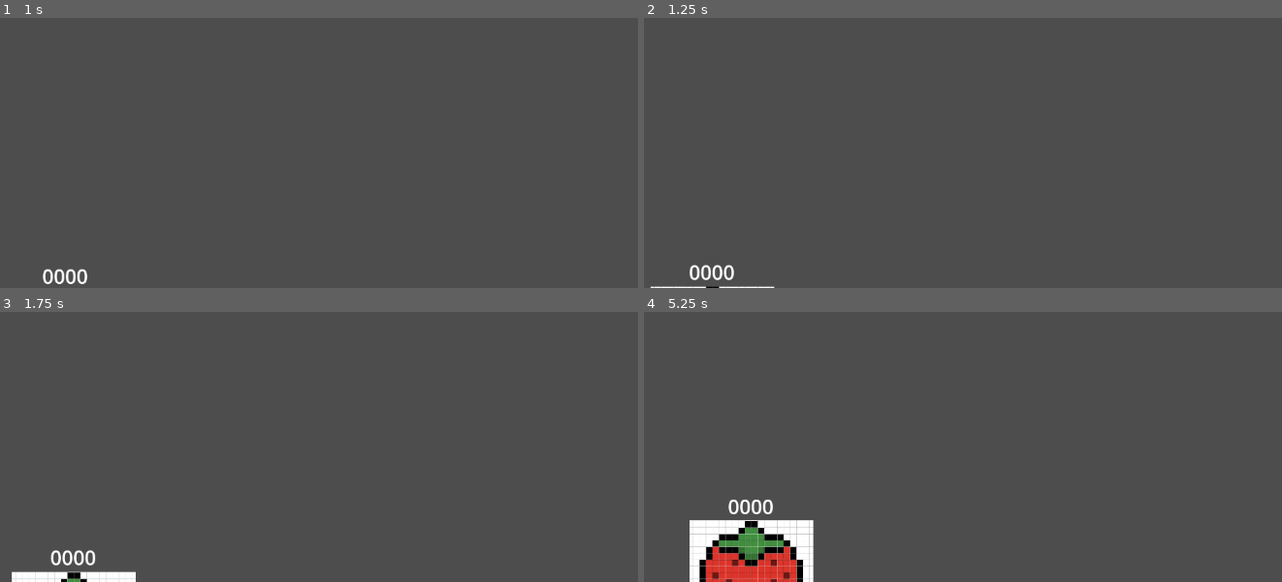
Above: before the commit, frames 1-4 (two rows, left to right).
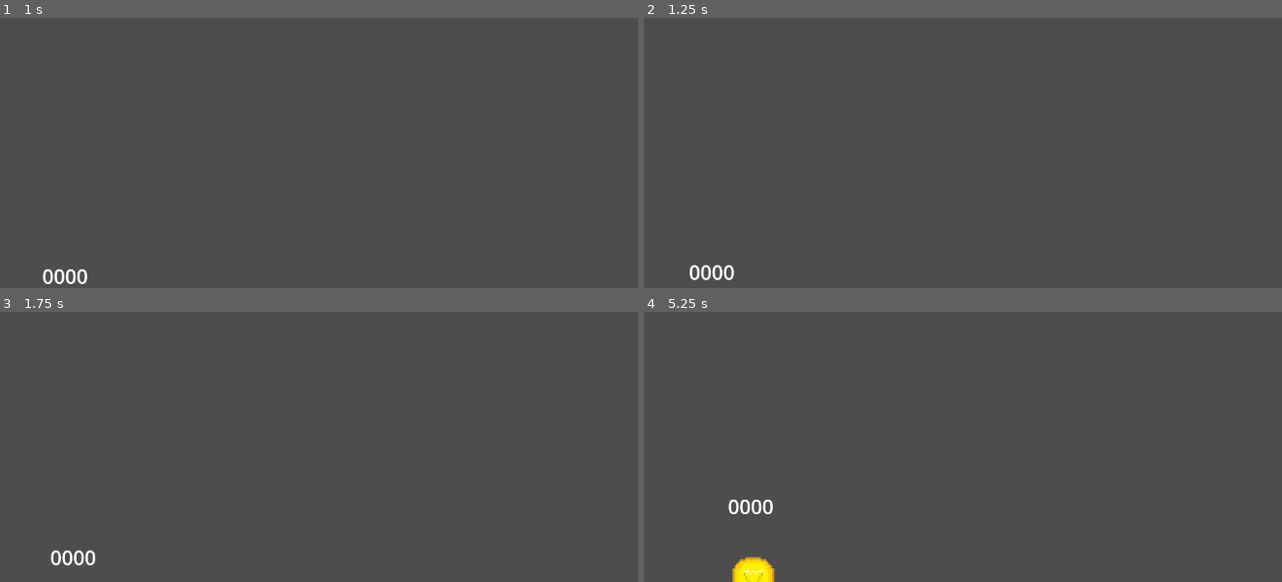
Above: after the commit, the same moments.

Repository: Xtrrae/switch-defense
Game: Godot game, scene res://scenes/game.tscn
The game is run twice, just before and just after one commit, with the same random seed, the same clock (stepped at 60 frames per second) and the same inputs.
Inputs:
- Up to frame 1 (1 s): tap Enter at 0.5 s
- Up to frame 2 (1.25 s): no input
- Up to frame 3 (1.75 s): no input
- Up to frame 4 (5.25 s): no input

Frame 1 is identical in both runs. In frame 2, 0.1% of the frame differs, in the area x 0-21%, y 99-100%; in frame 3, 0.8%; in frame 4, 4.4%, in the area x 7-27%, y 77-100%.

Commit message:
add lightbulb sprite

Diff:
--- a/switch-defence/scenes/monster.tscn
+++ b/switch-defence/scenes/monster.tscn
@@ -1,23 +1,95 @@
 [gd_scene format=3 uid="uid://cne8dqis1kkck"]
 
 [ext_resource type="Script" uid="uid://d0mky5jhq23ko" path="res://scripts/monster.gd" id="1_1cbnp"]
-[ext_resource type="Texture2D" uid="uid://beooyy84mquvw" path="res://assets/monsters/strawberry.png" id="2_c47ug"]
+[ext_resource type="Texture2D" uid="uid://bmtagwrd0utp8" path="res://assets/monsters/Lightbulb_explosion.png" id="2_1cbnp"]
 
 [sub_resource type="RectangleShape2D" id="RectangleShape2D_c5q2p"]
 size = Vector2(185, 185)
 
-[node name="Monster" type="StaticBody2D" unique_id=1551712752]
+[sub_resource type="AtlasTexture" id="AtlasTexture_c47ug"]
+atlas = ExtResource("2_1cbnp")
+region = Rect2(0, 0, 32, 32)
+
+[sub_resource type="AtlasTexture" id="AtlasTexture_jlss8"]
+atlas = ExtResource("2_1cbnp")
+region = Rect2(32, 0, 32, 32)
+
+[sub_resource type="AtlasTexture" id="AtlasTexture_gp4s5"]
+atlas = ExtResource("2_1cbnp")
+region = Rect2(64, 0, 32, 32)
+
+[sub_resource type="AtlasTexture" id="AtlasTexture_gdl1p"]
+atlas = ExtResource("2_1cbnp")
+region = Rect2(96, 0, 32, 32)
+
+[sub_resource type="AtlasTexture" id="AtlasTexture_v8ewj"]
+atlas = ExtResource("2_1cbnp")
+region = Rect2(128, 0, 32, 32)
+
+[sub_resource type="AtlasTexture" id="AtlasTexture_yce20"]
+atlas = ExtResource("2_1cbnp")
+region = Rect2(160, 0, 32, 32)
+
+[sub_resource type="AtlasTexture" id="AtlasTexture_fttm7"]
+atlas = ExtResource("2_1cbnp")
+region = Rect2(192, 0, 32, 32)
+
+[sub_resource type="AtlasTexture" id="AtlasTexture_akk5r"]
+atlas = ExtResource("2_1cbnp")
+region = Rect2(224, 0, 32, 32)
+
+[sub_resource type="AtlasTexture" id="AtlasTexture_x2c6u"]
+atlas = ExtResource("2_1cbnp")
+region = Rect2(256, 0, 32, 32)
+
+[sub_resource type="AtlasTexture" id="AtlasTexture_ei7v0"]
+atlas = ExtResource("2_1cbnp")
+region = Rect2(288, 0, 32, 32)
+
+[sub_resource type="SpriteFrames" id="SpriteFrames_1v1i4"]
+animations = [{
+"frames": [{
+"duration": 1.0,
+"texture": SubResource("AtlasTexture_c47ug")
+}, {
+"duration": 1.0,
+"texture": SubResource("AtlasTexture_jlss8")
+}, {
+"duration": 1.0,
+"texture": SubResource("AtlasTexture_gp4s5")
+}, {
+"duration": 1.0,
+"texture": SubResource("AtlasTexture_gdl1p")
+}, {
+"duration": 1.0,
+"texture": SubResource("AtlasTexture_v8ewj")
+}, {
+"duration": 1.0,
+"texture": SubResource("AtlasTexture_yce20")
+}, {
+"duration": 1.0,
+"texture": SubResource("AtlasTexture_fttm7")
+}, {
+"duration": 1.0,
+"texture": SubResource("AtlasTexture_akk5r")
+}, {
+"duration": 1.0,
+"texture": SubResource("AtlasTexture_x2c6u")
+}, {
+"duration": 1.0,
+"texture": SubResource("AtlasTexture_ei7v0")
+}],
+"loop": true,
+"name": &"default",
+"speed": 5.0
+}]
+
+[node name="Monster" type="CharacterBody2D" unique_id=138709900]
 script = ExtResource("1_1cbnp")
 
 [node name="MonsterCollision" type="CollisionShape2D" parent="." unique_id=2043104695]
 position = Vector2(-1, -4)
 shape = SubResource("RectangleShape2D_c5q2p")
-
-[node name="MonsterSprite" type="Sprite2D" parent="." unique_id=1787697316]
-texture_filter = 1
-position = Vector2(-1, -4)
-scale = Vector2(0.3, 0.3)
-texture = ExtResource("2_c47ug")
 
 [node name="DefeatCombinationLabel" type="Label" parent="." unique_id=272376753]
 offset_left = -93.0
@@ -27,3 +99,10 @@
 theme_override_font_sizes/font_size = 30
 horizontal_alignment = 1
 vertical_alignment = 1
+
+[node name="AnimatedSprite2D" type="AnimatedSprite2D" parent="." unique_id=1768718148]
+position = Vector2(2, 1)
+scale = Vector2(2.8125, 2.8125)
+sprite_frames = SubResource("SpriteFrames_1v1i4")
+frame = 2
+frame_progress = 0.7096842
--- a/switch-defence/scripts/monster.gd
+++ b/switch-defence/scripts/monster.gd
@@ -1,4 +1,4 @@
-extends StaticBody2D
+extends CharacterBody2D
 
 var destruction_combination = [0, 0, 0, 0];
 var type = ""; # attack_focused | speed_focused
--- a/switch-defence/scripts/spawner.gd
+++ b/switch-defence/scripts/spawner.gd
@@ -20,7 +20,7 @@
 
 func _on_timer_timeout() -> void:
 	# spawn monster
-	var monster: StaticBody2D = monster_scene.instantiate()
+	var monster: CharacterBody2D = monster_scene.instantiate()
 	var current_level = $"../Points".level
 
 	if randi_range(0, 1) == 0:
Binary file added: switch-defence/assets/monsters/Lightbulb_explosion.png
Not shown, added: switch-defence/assets/monsters/Lightbulb_explosion.png.import
